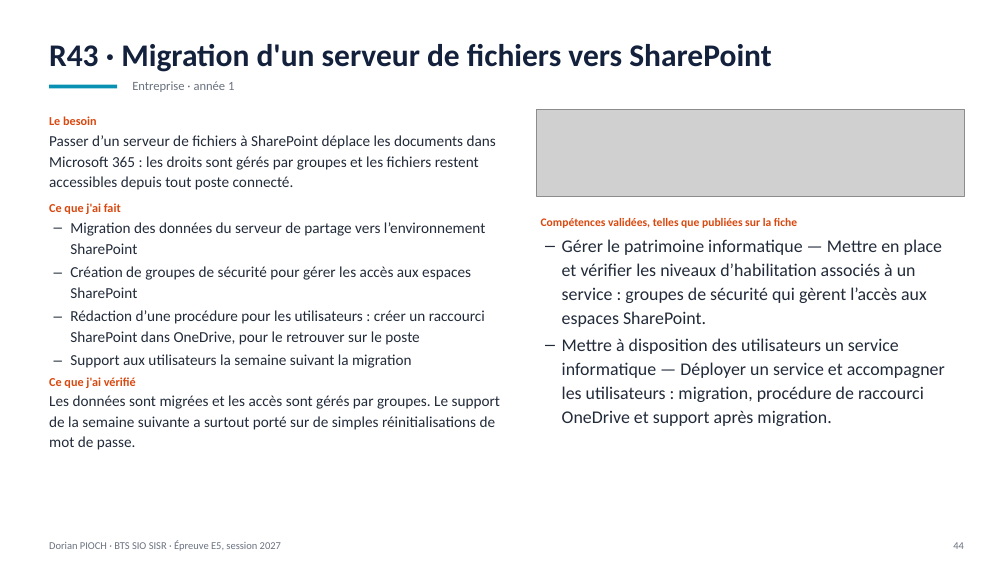
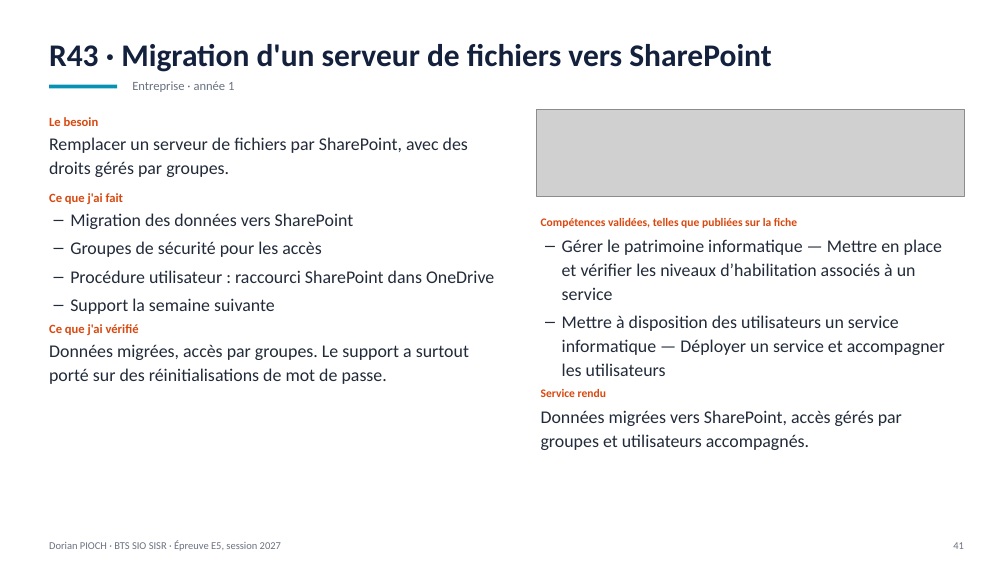
Before and after one commit to Dozyxio/dorian-pioch-e5-fichiers, a slide deck: slide 41 of Portfolio_E5_Dorian_Pioch_2027.pptx (slide 44 before the commit). Drawn at 1008x567 pixels with LibreOffice and Linux fonts; fonts in the diff are those of the drawing; grey boxes stand for pictures. Boxes give left, top, right and bottom in pixels: in the first picture for what was removed or moved away, otherwise in the second. Text is boxed around its words. In the diff, an @@ line names an element or a change of style, - is before the commit and + after.

Commit message:
E5: présentation mise à jour avec les commentaires (50 diapositives), tableau et annexe alignés

```diff
--- a/Portfolio_E5_Dorian_Pioch_2027.pptx
+++ b/Portfolio_E5_Dorian_Pioch_2027.pptx
@@ text at (x1=49, y1=117, x2=139, y2=335): size 11.6 to 12 pt in "Le besoin", "Ce que j'ai fait", "Ce que j'ai vérifié" @@
@@ text at (x1=49, y1=137, x2=468, y2=177): text changed; size 14.5 to 17 pt @@
-Passer d’un serveur de fichiers à SharePoint déplace les documents dans Microsoft 365 : les droits sont gérés par groupes et les fichiers restent accessibles depuis tout poste connecté.
+Remplacer un serveur de fichiers par SharePoint, avec des droits gérés par groupes.
@@ text at (x1=70, y1=213, x2=494, y2=314): text changed; size 14.5 to 17 pt @@
-– Migration des données du serveur de partage vers l’environnement SharePoint
-– Création de groupes de sécurité pour gérer les accès aux espaces SharePoint
-– Rédaction d’une procédure pour les utilisateurs : créer un raccourci SharePoint dans OneDrive, pour le retrouver sur le poste
-– Support aux utilisateurs la semaine suivant la migration
+– Migration des données vers SharePoint
+– Groupes de sécurité pour les accès
+– Procédure utilisateur : raccourci SharePoint dans OneDrive
+– Support la semaine suivante
@@ text at (x1=541, y1=239, x2=945, y2=450): text changed @@
-– Gérer le patrimoine informatique — Mettre en place et vérifier les niveaux d’habilitation associés à un service : groupes de sécurité qui gèrent l’accès aux espaces SharePoint.
-– Mettre à disposition des utilisateurs un service informatique — Déployer un service et accompagner les utilisateurs : migration, procédure de raccourci OneDrive et support après migration.
+– Gérer le patrimoine informatique — Mettre en place et vérifier les niveaux d’habilitation associés à un service
+– Mettre à disposition des utilisateurs un service informatique — Déployer un service et accompagner les utilisateurs
+Service rendu
+Données migrées vers SharePoint, accès gérés par groupes et utilisateurs accompagnés.
@@ text at (x1=49, y1=344, x2=469, y2=384): text changed; size 14.5 to 17 pt @@
-Les données sont migrées et les accès sont gérés par groupes. Le support de la semaine suivante a surtout porté sur de simples réinitialisations de mot de passe.
+Données migrées, accès par groupes. Le support a surtout porté sur des réinitialisations de mot de passe.
@@ text at (x1=953, y1=542, x2=964, y2=549): text changed @@
-44
+41
```
Also in this commit, not shown: 45 other slides changed, 3 slides removed, 3 other files.
